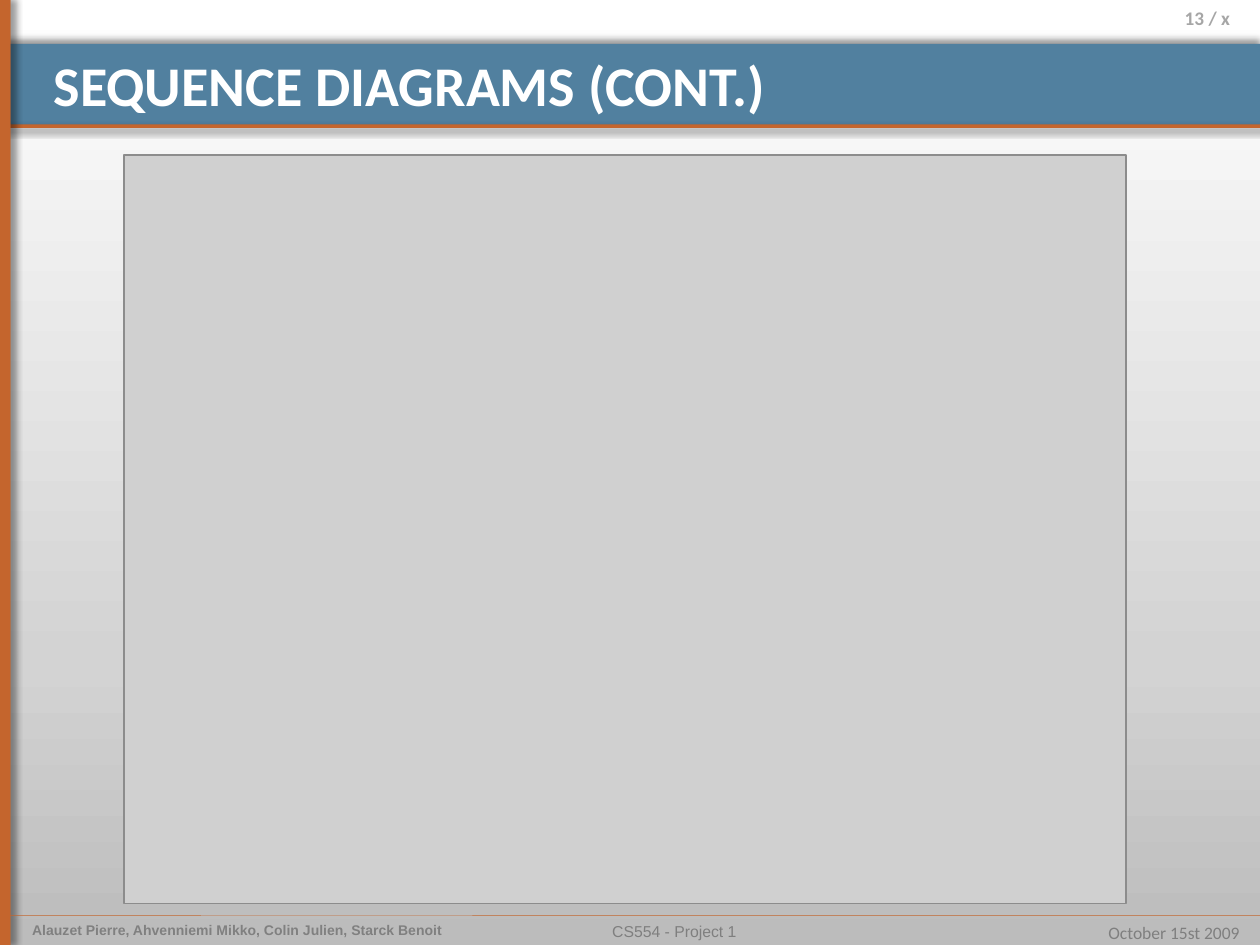
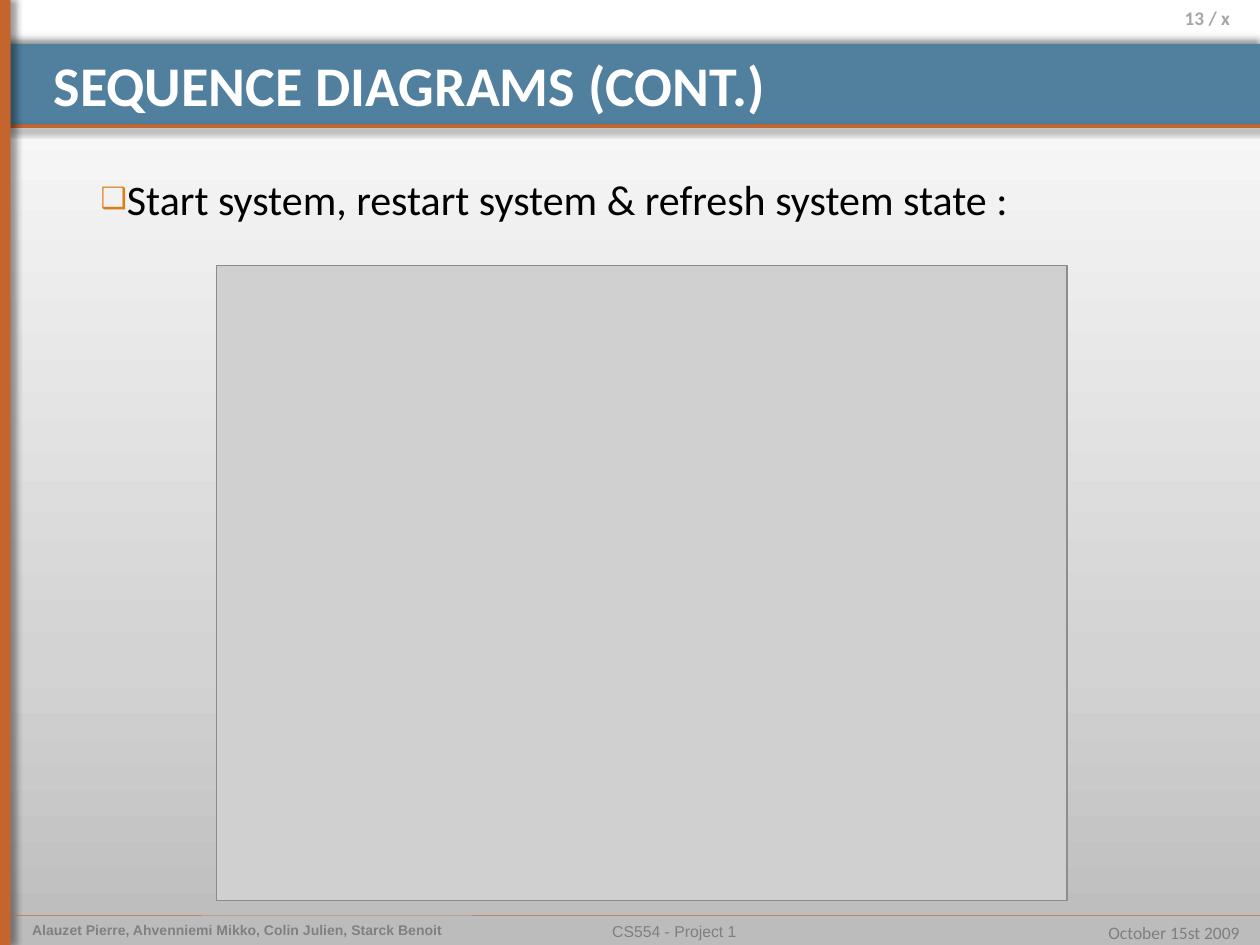
Before and after one commit to pierrealauzet/euroteam, a slide deck: slide 13 of Project 1/Part Final/CS554_EuroTeam_Project1.pptx. Drawn at 1260x945 pixels with LibreOffice and Linux fonts; fonts in the diff are those of the drawing; grey boxes stand for pictures. Boxes give left, top, right and bottom in pixels: in the first picture for what was removed or moved away, otherwise in the second. Text is boxed around its words. In the diff, an @@ line names an element or a change of style, - is before the commit and + after.

```diff
--- a/Project 1/Part Final/CS554_EuroTeam_Project1.pptx
+++ b/Project 1/Part Final/CS554_EuroTeam_Project1.pptx
@@ text added at [127,186,987,222], 24 pt, text #000000 @@
+❑ Start system, restart system & refresh system state :
@@ picture: place and size @@
-picture at [123,155,1125,903]
+picture at [217,266,1067,901]
```
Also in this commit, not shown: 2 other slides changed.
